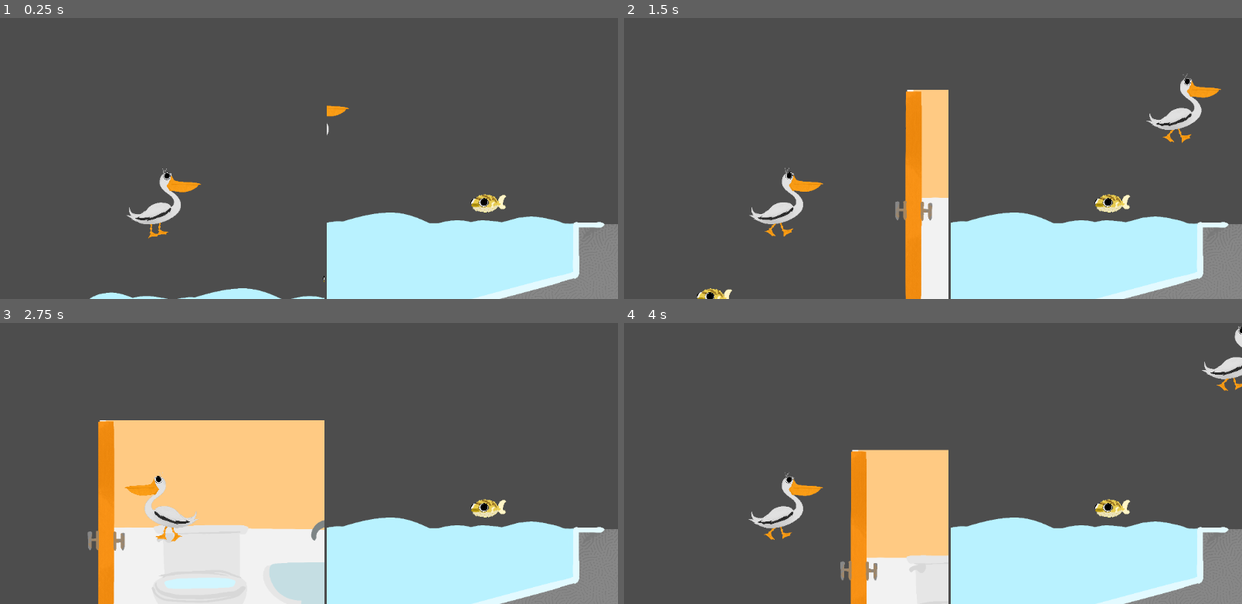
Above: before the commit, frames 1-4 (two rows, left to right).
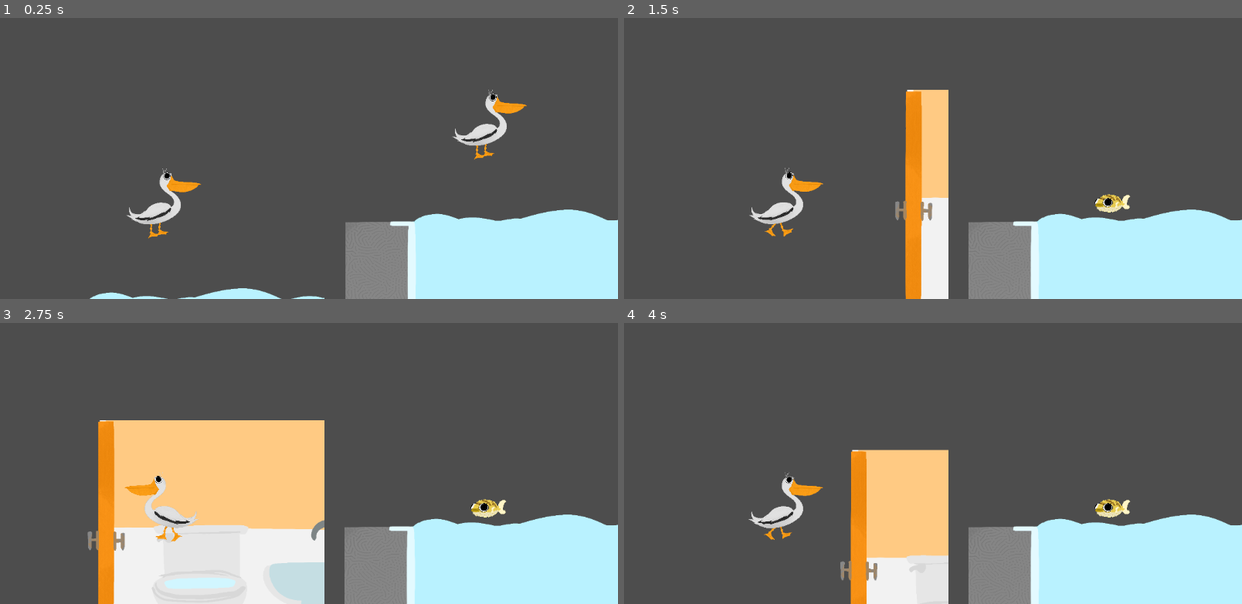
Above: after the commit, the same moments.

Repository: CISC204-S25/final-project-team-6
Game: Godot game, scene res://bathroom/bathroom.tscn
The game is run twice, just before and just after one commit, with the same random seed, the same clock (stepped at 60 frames per second) and the same inputs. This scene is started directly instead of the project's main scene.
Inputs:
- Up to frame 1 (0.25 s): no input
- Up to frame 2 (1.5 s): tap Enter at 0.5 s; hold D (BirdRight) from 0.53 s (still down); tap E (BirdPickup) at 0.6 s; tap W (BirdUp) at 0.77 s; tap Shift (Puffing) at 1.35 s
- Up to frame 3 (2.75 s): tap W (BirdUp) at 1.52 s; release D (BirdRight) at 2.03 s; hold A (BirdLeft) from 2.03 s (still down); tap Space (Space) at 2.1 s
- Up to frame 4 (4 s): release A (BirdLeft) at 2.78 s; hold D (BirdRight) from 2.78 s (still down); tap E (BirdPickup) at 2.85 s; tap W (BirdUp) at 3.02, 3.77 s; tap Shift (Puffing) at 3.6 s

The runs differ from the first frame. In frame 1, 8.8% of the frame differs, in the area x 52-100%, y 25-100%; in frame 2, 8.6%; in frame 3, 7.6%; in frame 4, 8.1%.

Commit message:
Added feature where the pelican is already holding the puffer fish in a new scene

Diff:
--- a/final-project/bathroom/bathroom.gd
+++ b/final-project/bathroom/bathroom.gd
@@ -25,6 +25,21 @@
 			var remote_transform := RemoteTransform2D.new()
 			remote_transform.remote_path = node["camera"].get_path()
 			node["player"].add_child(remote_transform)
+
+	# --- AUTO PICKUP LOGIC ---
+	var pelican = players["1"]["player"]
+	var pufferfish = players["2"]["player"]
+
+	# Set carrying_player flag
+	pelican.carrying_player = true
+
+	# Call the same pickup behavior used in _physics_process
+	pufferfish.pickup()
+	pufferfish.set_physics_process(false)
+	pufferfish.visible = false
+
+	# Manually position the pufferfish correctly
+	pufferfish.global_position = pelican.global_position + Vector2(0, 140)
 
 
 # Called every frame. 'delta' is the elapsed time since the previous frame.
--- a/final-project/bathroom/bathroom.tscn
+++ b/final-project/bathroom/bathroom.tscn
@@ -94,11 +94,11 @@
 [sub_resource type="RectangleShape2D" id="RectangleShape2D_5e5t8"]
 size = Vector2(44, 150)
 
+[sub_resource type="RectangleShape2D" id="RectangleShape2D_qx2by"]
+size = Vector2(160.5, 145.5)
+
 [sub_resource type="RectangleShape2D" id="RectangleShape2D_2jofu"]
 size = Vector2(57.5, 407)
-
-[sub_resource type="RectangleShape2D" id="RectangleShape2D_qx2by"]
-size = Vector2(160.5, 145.5)
 
 [node name="Bathroom" type="Node2D"]
 script = ExtResource("1_6ydqp")
@@ -275,13 +275,6 @@
 scale = Vector2(0.309091, 0.344103)
 texture = ExtResource("5_muf0u")
 
-[node name="StaticBody2D" type="StaticBody2D" parent="Doors/ClosedDoor"]
-
-[node name="CollisionShape2D" type="CollisionShape2D" parent="Doors/ClosedDoor/StaticBody2D"]
-position = Vector2(-8.08813, 2.90607)
-scale = Vector2(3.23529, 2.9061)
-shape = SubResource("RectangleShape2D_2jofu")
-
 [node name="bePuffed" type="Area2D" parent="HBoxContainer/SubViewportContainer/SubViewport1/Level"]
 
 [node name="CollisionShape2D" type="CollisionShape2D" parent="HBoxContainer/SubViewportContainer/SubViewport1/Level/bePuffed"]
@@ -304,6 +297,13 @@
 [node name="Camera2D2" type="Camera2D" parent="HBoxContainer/SubViewportContainer2/SubViewport2"]
 position = Vector2(572, 367)
 
+[node name="Doors_ClosedDoor#StaticBody2D" type="StaticBody2D" parent="."]
+
+[node name="Doors_ClosedDoor_StaticBody2D#CollisionShape2D" type="CollisionShape2D" parent="."]
+position = Vector2(-8.08813, 2.90607)
+scale = Vector2(3.23529, 2.9061)
+shape = SubResource("RectangleShape2D_2jofu")
+
 [node name="BackgroundMusic" type="AudioStreamPlayer" parent="."]
 stream = ExtResource("8_ey7pp")
 autoplay = true
--- a/final-project/bedroom/bedroom.gd
+++ b/final-project/bedroom/bedroom.gd
@@ -23,6 +23,21 @@
 			remote_transform.remote_path = node["camera"].get_path()
 			node["player"].add_child(remote_transform)
 
+	# --- AUTO PICKUP LOGIC ---
+	var pelican = players["1"]["player"]
+	var pufferfish = players["2"]["player"]
+
+	# Set carrying_player flag
+	pelican.carrying_player = true
+
+	# Call the same pickup behavior used in _physics_process
+	pufferfish.pickup()
+	pufferfish.set_physics_process(false)
+	pufferfish.visible = false
+
+	# Manually position the pufferfish correctly
+	pufferfish.global_position = pelican.global_position + Vector2(0, 140)
+
 
 # Called every frame. 'delta' is the elapsed time since the previous frame.
 func _process(delta: float) -> void:
--- a/final-project/party_room/party_room.gd
+++ b/final-project/party_room/party_room.gd
@@ -25,6 +25,21 @@
 			var remote_transform := RemoteTransform2D.new()
 			remote_transform.remote_path = node["camera"].get_path()
 			node["player"].add_child(remote_transform)
+
+	# --- AUTO PICKUP LOGIC ---
+	var pelican = players["1"]["player"]
+	var pufferfish = players["2"]["player"]
+
+	# Set carrying_player flag
+	pelican.carrying_player = true
+
+	# Call the same pickup behavior used in _physics_process
+	pufferfish.pickup()
+	pufferfish.set_physics_process(false)
+	pufferfish.visible = false
+
+	# Manually position the pufferfish correctly
+	pufferfish.global_position = pelican.global_position + Vector2(0, 140)
 
 
 # Called every frame. 'delta' is the elapsed time since the previous frame.
--- a/final-project/party_room/party_room.tscn
+++ b/final-project/party_room/party_room.tscn
@@ -115,11 +115,13 @@
 scale = Vector2(0.625346, 0.652878)
 texture = ExtResource("3_in1j7")
 
-[node name="StaticBody2D" type="StaticBody2D" parent="background2"]
-
-[node name="lampInPunch" type="CollisionShape2D" parent="background2/StaticBody2D"]
-position = Vector2(-304.034, 93.1177)
-scale = Vector2(1, 1)
+[node name="background2#StaticBody2D" type="StaticBody2D" parent="HBoxContainer/SubViewportContainer/SubViewport1/level/background2"]
+position = Vector2(-2848.02, -953.471)
+scale = Vector2(1.59911, 1.53168)
+
+[node name="background2_StaticBody2D#lampInPunch" type="CollisionShape2D" parent="HBoxContainer/SubViewportContainer/SubViewport1/level/background2"]
+position = Vector2(-3334.21, -810.844)
+scale = Vector2(1.59911, 1.53168)
 shape = SubResource("RectangleShape2D_po72i")
 
 [node name="walls" type="StaticBody2D" parent="HBoxContainer/SubViewportContainer/SubViewport1/level"]
@@ -129,72 +131,72 @@
 scale = Vector2(0.623963, 0.646882)
 shape = SubResource("RectangleShape2D_8w3r0")
 
-[node name="StaticBody2D" type="StaticBody2D" parent="walls"]
-
-[node name="CollisionShape2D2" type="CollisionShape2D" parent="walls/StaticBody2D"]
+[node name="walls#StaticBody2D" type="StaticBody2D" parent="HBoxContainer/SubViewportContainer/SubViewport1/level/walls"]
+
+[node name="walls_StaticBody2D#CollisionShape2D2" type="CollisionShape2D" parent="HBoxContainer/SubViewportContainer/SubViewport1/level/walls"]
 position = Vector2(164.5, 354.5)
 scale = Vector2(0.623963, 0.646882)
 shape = SubResource("RectangleShape2D_72p7c")
 
-[node name="StaticBody2D2" type="StaticBody2D" parent="walls"]
-
-[node name="CollisionShape2D11" type="CollisionShape2D" parent="walls/StaticBody2D2"]
+[node name="walls#StaticBody2D2" type="StaticBody2D" parent="HBoxContainer/SubViewportContainer/SubViewport1/level/walls"]
+
+[node name="walls_StaticBody2D2#CollisionShape2D11" type="CollisionShape2D" parent="HBoxContainer/SubViewportContainer/SubViewport1/level/walls"]
 position = Vector2(3577.72, 211.309)
 scale = Vector2(0.623963, 0.646882)
 shape = SubResource("RectangleShape2D_tvjjh")
 
-[node name="StaticBody2D3" type="StaticBody2D" parent="walls"]
-
-[node name="CollisionShape2D10" type="CollisionShape2D" parent="walls/StaticBody2D3"]
+[node name="walls#StaticBody2D3" type="StaticBody2D" parent="HBoxContainer/SubViewportContainer/SubViewport1/level/walls"]
+
+[node name="walls_StaticBody2D3#CollisionShape2D10" type="CollisionShape2D" parent="HBoxContainer/SubViewportContainer/SubViewport1/level/walls"]
 position = Vector2(3401.69, 349.883)
 scale = Vector2(0.623963, 0.646882)
 shape = SubResource("RectangleShape2D_rng40")
 
-[node name="StaticBody2D4" type="StaticBody2D" parent="walls"]
-
-[node name="CollisionShape2D9" type="CollisionShape2D" parent="walls/StaticBody2D4"]
+[node name="walls#StaticBody2D4" type="StaticBody2D" parent="HBoxContainer/SubViewportContainer/SubViewport1/level/walls"]
+
+[node name="walls_StaticBody2D4#CollisionShape2D9" type="CollisionShape2D" parent="HBoxContainer/SubViewportContainer/SubViewport1/level/walls"]
 position = Vector2(3247, 622)
 scale = Vector2(0.623963, 0.646882)
 shape = SubResource("RectangleShape2D_wtjmw")
 
-[node name="StaticBody2D5" type="StaticBody2D" parent="walls"]
-
-[node name="CollisionShape2D8" type="CollisionShape2D" parent="walls/StaticBody2D5"]
+[node name="walls#StaticBody2D5" type="StaticBody2D" parent="HBoxContainer/SubViewportContainer/SubViewport1/level/walls"]
+
+[node name="walls_StaticBody2D5#CollisionShape2D8" type="CollisionShape2D" parent="HBoxContainer/SubViewportContainer/SubViewport1/level/walls"]
 position = Vector2(313, 631.066)
 scale = Vector2(0.623963, 0.646882)
 shape = SubResource("RectangleShape2D_wtjmw")
 
-[node name="StaticBody2D6" type="StaticBody2D" parent="walls"]
-
-[node name="CollisionShape2D7" type="CollisionShape2D" parent="walls/StaticBody2D6"]
+[node name="walls#StaticBody2D6" type="StaticBody2D" parent="HBoxContainer/SubViewportContainer/SubViewport1/level/walls"]
+
+[node name="walls_StaticBody2D6#CollisionShape2D7" type="CollisionShape2D" parent="HBoxContainer/SubViewportContainer/SubViewport1/level/walls"]
 position = Vector2(1674.56, 72.1172)
 scale = Vector2(0.623963, 0.646882)
 shape = SubResource("RectangleShape2D_61x2s")
 
-[node name="StaticBody2D7" type="StaticBody2D" parent="walls"]
-
-[node name="CollisionShape2D6" type="CollisionShape2D" parent="walls/StaticBody2D7"]
+[node name="walls#StaticBody2D7" type="StaticBody2D" parent="HBoxContainer/SubViewportContainer/SubViewport1/level/walls"]
+
+[node name="walls_StaticBody2D7#CollisionShape2D6" type="CollisionShape2D" parent="HBoxContainer/SubViewportContainer/SubViewport1/level/walls"]
 position = Vector2(2886.44, 385.133)
 scale = Vector2(0.623963, 0.646882)
 shape = SubResource("RectangleShape2D_ohsbm")
 
-[node name="StaticBody2D8" type="StaticBody2D" parent="walls"]
-
-[node name="CollisionShape2D5" type="CollisionShape2D" parent="walls/StaticBody2D8"]
+[node name="walls#StaticBody2D8" type="StaticBody2D" parent="HBoxContainer/SubViewportContainer/SubViewport1/level/walls"]
+
+[node name="walls_StaticBody2D8#CollisionShape2D5" type="CollisionShape2D" parent="HBoxContainer/SubViewportContainer/SubViewport1/level/walls"]
 position = Vector2(1952.82, 382.5)
 scale = Vector2(0.623963, 0.646882)
 shape = SubResource("RectangleShape2D_tq77g")
 
-[node name="StaticBody2D9" type="StaticBody2D" parent="walls"]
-
-[node name="CollisionShape2D4" type="CollisionShape2D" parent="walls/StaticBody2D9"]
+[node name="walls#StaticBody2D9" type="StaticBody2D" parent="HBoxContainer/SubViewportContainer/SubViewport1/level/walls"]
+
+[node name="walls_StaticBody2D9#CollisionShape2D4" type="CollisionShape2D" parent="HBoxContainer/SubViewportContainer/SubViewport1/level/walls"]
 position = Vector2(897.315, 385.258)
 scale = Vector2(0.623963, 0.646882)
 shape = SubResource("RectangleShape2D_6ihhr")
 
-[node name="StaticBody2D10" type="StaticBody2D" parent="walls"]
-
-[node name="CollisionShape2D3" type="CollisionShape2D" parent="walls/StaticBody2D10"]
+[node name="walls#StaticBody2D10" type="StaticBody2D" parent="HBoxContainer/SubViewportContainer/SubViewport1/level/walls"]
+
+[node name="walls_StaticBody2D10#CollisionShape2D3" type="CollisionShape2D" parent="HBoxContainer/SubViewportContainer/SubViewport1/level/walls"]
 position = Vector2(-17.5, 211.5)
 scale = Vector2(0.623963, 0.646882)
 shape = SubResource("RectangleShape2D_a0f1p")
--- a/final-project/vent_room/vent_room.gd
+++ b/final-project/vent_room/vent_room.gd
@@ -21,6 +21,21 @@
 			remote_transform.remote_path = node["camera"].get_path()
 			node["player"].add_child(remote_transform)
 
+	# --- AUTO PICKUP LOGIC ---
+	var pelican = players["1"]["player"]
+	var pufferfish = players["2"]["player"]
+
+	# Set carrying_player flag
+	pelican.carrying_player = true
+
+	# Call the same pickup behavior used in _physics_process
+	pufferfish.pickup()
+	pufferfish.set_physics_process(false)
+	pufferfish.visible = false
+
+	# Manually position the pufferfish correctly
+	pufferfish.global_position = pelican.global_position + Vector2(0, 140)
+
 
 # Called every frame. 'delta' is the elapsed time since the previous frame.
 func _process(delta: float) -> void:
